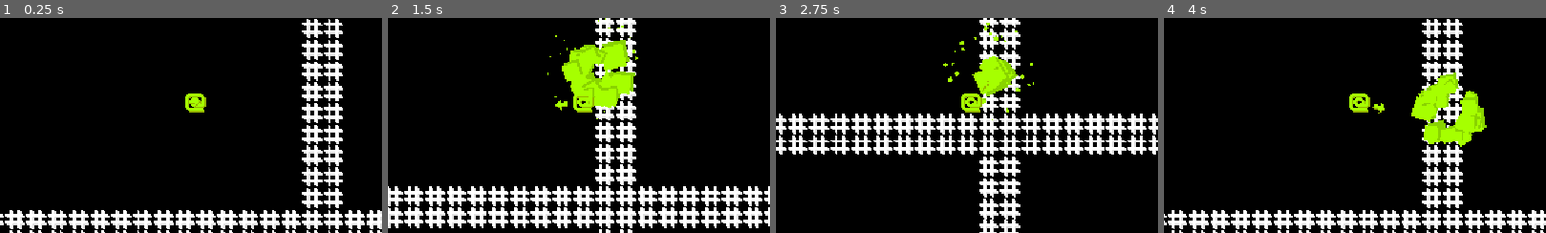
Above: before the commit, frames 1-4 (left to right).
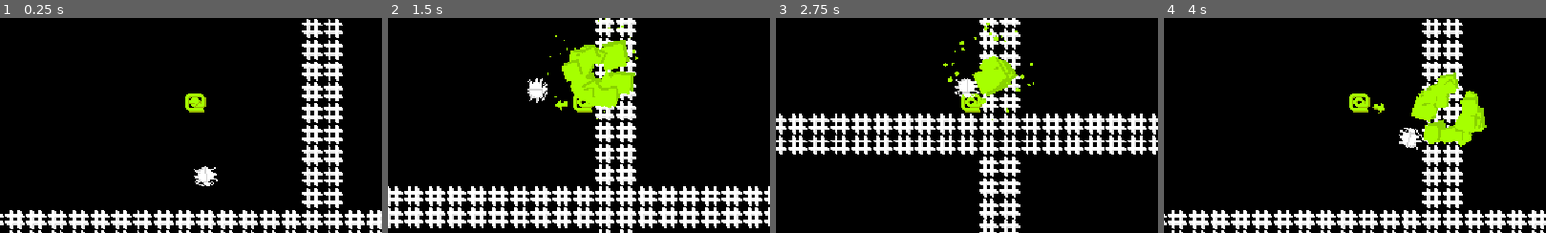
Above: after the commit, the same moments.

Repository: JLi69/codepatch
Game: Godot game, scene res://scenes/main.tscn
Same seed, same stepped clock (60 frames per second), same inputs: the game is played once before the commit and once after it.
Inputs (mouse positions are % of the whole screen's width and height, from its top left):
- Up to frame 1 (0.25 s): no input
- Up to frame 2 (1.5 s): move the mouse to (72, 45) at 0.52 s; press the mouse at (72, 45) at 0.53 s; hold Right (right) 0.53-1.28 s; move the mouse to (30, 55) at 1.27 s; release the mouse at (30, 55) at 1.28 s; hold Down (down) from 1.28 s (still down); click (30, 55) at 1.35 s
- Up to frame 3 (2.75 s): move the mouse to (60, 28) at 2.02 s; release Down (down) at 2.03 s; press the mouse at (60, 28) at 2.03 s; hold Right (right) from 2.03 s (still down)
- Up to frame 4 (4 s): move the mouse to (45, 70) at 2.77 s; release Right (right) at 2.78 s; release the mouse at (45, 70) at 2.78 s; hold Up (up) 2.78-3.53 s; click (45, 70) at 2.85 s; move the mouse to (80, 65) at 3.52 s; press the mouse at (80, 65) at 3.53 s; hold Left (left) from 3.53 s (still down)
The pictures show only the part of the screen within x 24-74%, y 30-80%; the shares and areas given below are measured in that part.

The runs differ from the first frame. In frame 1, 0.4% of the frame differs, in the area x 50-57%, y 68-79%; in frame 2, 0.4%, in the area x 36-54%, y 28-41%; in frame 3, 0.4%; in frame 4, 0.4%.

Commit message:
Started work on bugs.

Diff:
--- /dev/null
+++ b/scenes/enemies/bug.tscn
@@ -0,0 +1,54 @@
+[gd_scene format=3 uid="uid://dmtjl5wtign51"]
+
+[ext_resource type="Script" uid="uid://basdh5a7jm1i2" path="res://scripts/enemies/bug.gd" id="1_evhp6"]
+[ext_resource type="Texture2D" uid="uid://dso1088y6e4uq" path="res://assets/bug.png" id="2_1cphh"]
+
+[sub_resource type="AtlasTexture" id="AtlasTexture_sp1hu"]
+atlas = ExtResource("2_1cphh")
+region = Rect2(0, 0, 18, 15)
+
+[sub_resource type="AtlasTexture" id="AtlasTexture_2xs7f"]
+atlas = ExtResource("2_1cphh")
+region = Rect2(18, 0, 18, 15)
+
+[sub_resource type="SpriteFrames" id="SpriteFrames_hr7jg"]
+animations = [{
+"frames": [{
+"duration": 1.0,
+"texture": SubResource("AtlasTexture_sp1hu")
+}, {
+"duration": 1.0,
+"texture": SubResource("AtlasTexture_2xs7f")
+}],
+"loop": true,
+"name": &"default",
+"speed": 8.0
+}]
+
+[sub_resource type="RectangleShape2D" id="RectangleShape2D_6o20r"]
+size = Vector2(6, 5.8333335)
+
+[sub_resource type="RectangleShape2D" id="RectangleShape2D_evhp6"]
+size = Vector2(20, 18)
+
+[node name="Bug" type="CharacterBody2D" unique_id=564781483]
+z_index = 1
+collision_layer = 2
+collision_mask = 2
+script = ExtResource("1_evhp6")
+
+[node name="AnimatedSprite2D" type="AnimatedSprite2D" parent="." unique_id=472215569]
+sprite_frames = SubResource("SpriteFrames_hr7jg")
+autoplay = "default"
+
+[node name="CollisionShape2D" type="CollisionShape2D" parent="." unique_id=1453455090]
+position = Vector2(0, 0.08333335)
+shape = SubResource("RectangleShape2D_6o20r")
+
+[node name="BulletHitbox" type="Area2D" parent="." unique_id=153703781]
+
+[node name="CollisionShape2D" type="CollisionShape2D" parent="BulletHitbox" unique_id=604529958]
+scale = Vector2(0.99999994, 0.99999994)
+shape = SubResource("RectangleShape2D_evhp6")
+
+[connection signal="area_entered" from="BulletHitbox" to="." method="_on_bullet_hitbox_area_entered"]
--- a/scenes/explosion.tscn
+++ b/scenes/explosion.tscn
@@ -23,6 +23,7 @@
 scale_curve = SubResource("CurveTexture_nfeox")
 
 [node name="Explosion" type="GPUParticles2D" unique_id=818659612]
+z_index = 2
 emitting = false
 amount = 24
 texture = ExtResource("1_17npe")
--- a/scenes/level.tscn
+++ b/scenes/level.tscn
@@ -10,7 +10,8 @@
 1:0/0/physics_layer_0/polygon_0/points = PackedVector2Array(-8, -8, 8, -8, 8, 8, -8, 8)
 
 [sub_resource type="TileSet" id="TileSet_w8frs"]
-physics_layer_0/collision_layer = 1
+physics_layer_0/collision_layer = 7
+physics_layer_0/collision_mask = 7
 sources/0 = SubResource("TileSetAtlasSource_w7c3h")
 
 [node name="Level" type="Node2D" unique_id=862313325]
--- /dev/null
+++ b/scripts/enemies/bug.gd
@@ -0,0 +1,189 @@
+extends CharacterBody2D
+
+class_name Bug
+
+@onready var player: Player = $/root/Main/Player
+@onready var level: Level = get_node_or_null("/root/Main/Level")
+@export var speed: float = 60.0
+@export var min_chase_distance: float = 10.0
+@export var max_chase_distance: float = 320.0
+@export var max_health: int = 4
+@export var bullet_scene: PackedScene
+# How long it takes for the enemy to shoot a bullet (in seconds)
+@export var bullet_cooldown: float = 1.0
+@onready var shoot_timer: float = bullet_cooldown
+@onready var health = max_health
+var path: PackedVector2Array = []
+var current_path_index: int = 0
+const ARRIVE_DISTANCE: float = 8.0
+var target_tile_pos: Vector2i
+
+var pause_timer: float = 0.0
+var pause_interval: float = randf_range(3.0, 5.0)
+
+const UPDATE_PATH_INTERVAL: float = 0.25
+var update_path_timer: float = UPDATE_PATH_INTERVAL
+
+func _ready() -> void:
+	rotation = randf_range(0.0, 2.0 * PI)
+
+# Returns the tile coordinates that this enemy is currently occupying
+func get_tile_pos() -> Vector2i:
+	return Vector2i(
+		floor(global_position.x / level.tile_sz.x),
+		floor(global_position.y / level.tile_sz.y)
+	)
+
+func update_path() -> void:
+	target_tile_pos = player.get_tile_position()
+	path = level.astar_grid.get_point_path(get_tile_pos(), player.get_tile_position())
+	var offsets: Array[Vector2] = []
+	for i in range(len(path)):
+		path[i].x += level.tile_sz.x / 2.0
+		path[i].y += level.tile_sz.y / 2.0
+		if i == 0:
+			offsets.push_back(Vector2(0.0, 0.0))
+			continue
+		var prev: Vector2 = path[i - 1]
+		var offset: Vector2 = Vector2(path[i].x - prev.x, path[i].y - prev.y) * 0.6
+		if offset.y < 0.0:
+			offset.y += $CollisionShape2D.shape.get_rect().size.y / 2.0
+		offsets.push_back(offset)
+	for i in range(len(offsets)):
+		path[i] += offsets[i]
+	current_path_index = 0
+
+func can_chase_player() -> bool:
+	if player.health <= 0:
+		return false
+	var player_pos = player.global_position
+	var player_dist = (player_pos - global_position).length()
+	return player_dist <= max_chase_distance and player_dist >= min_chase_distance
+
+func calculate_velocity() -> Vector2:
+	if pause_timer > 0.0:
+		return Vector2.ZERO
+
+	var vel: Vector2 = Vector2.ZERO
+
+	if !can_chase_player():
+		return Vector2.ZERO
+
+	if level == null:
+		return Vector2.ZERO
+
+	if current_path_index >= len(path):
+		return Vector2.ZERO
+
+	var dist: float = (path[current_path_index] - global_position).length()
+	if dist < ARRIVE_DISTANCE or current_path_index == 0:
+		current_path_index += 1
+	if current_path_index >= len(path):
+		return Vector2.ZERO
+
+	var next_pos: Vector2 = path[current_path_index]
+	vel = (next_pos - global_position).normalized() * speed
+
+	return vel
+
+# Shoots a bullet in the direction of the player, it can also have an offset
+# from being directly shot at the player.
+func shoot_bullet(offset: float = 0.0) -> void:
+	if bullet_scene == null:
+		return
+	var spawn_point: Node2D = get_node_or_null("BulletSpawnPoint")
+	if spawn_point == null:
+		return
+	# var bullet: EnemyBullet = bullet_scene.instantiate()
+	# var angle = (player.position - global_position).angle() + offset
+	# var dir = Vector2(cos(angle), sin(angle))
+	# bullet.position = spawn_point.global_position + dir * 4.0
+	# bullet.dir = dir
+	# bullet.speed += speed
+	# level.add_child(bullet)
+
+# Shoots bullets at the player, this function should be overridden if an enemy
+# has a different shooting pattern
+func shoot() -> void:
+	shoot_bullet()
+
+func in_shooting_range() -> bool:
+	return can_chase_player()
+
+func update_shooting(delta: float) -> void:
+	if bullet_cooldown < 0.0:
+		return
+
+	shoot_timer -= delta
+
+	if player.health <= 0:
+		return
+
+	if shoot_timer >= 0.0:
+		return
+
+	if !in_shooting_range():
+		return
+
+	shoot()
+	shoot_timer = bullet_cooldown
+
+# Returns true if the path was updated
+func handle_path_update(delta: float) -> bool:
+	if player.get_tile_position() != target_tile_pos:
+		update_path_timer -= delta
+	else:
+		update_path_timer = UPDATE_PATH_INTERVAL
+	if update_path_timer <= 0.0:
+		update_path_timer = UPDATE_PATH_INTERVAL
+		update_path()
+		return true
+	return false
+
+func _process(delta: float) -> void:
+	# $Healthbar.update_bar(health, max_health)
+	if health <= 0:
+		queue_free()
+		return
+
+	if player.health <= 0:
+		return
+
+	handle_path_update(delta)
+	update_shooting(delta)
+
+	if velocity.length() > 0.0:
+		var target_rotation: float = velocity.angle() + PI / 2.0
+		var dir: Vector2 = velocity.normalized()
+		var diff: float = 1.25 * PI * delta
+		var counterclockwise: Vector2 = Vector2(cos(rotation - PI / 2.0 + diff), sin(rotation - PI / 2.0 + diff))
+		var clockwise: Vector2 = Vector2(cos(rotation - PI / 2.0 - diff), sin(rotation - PI / 2.0 - diff))
+		if counterclockwise.dot(dir) >= clockwise.dot(dir) and counterclockwise.dot(dir) < 0.996:
+			rotation += diff
+		elif counterclockwise.dot(dir) < clockwise.dot(dir) and clockwise.dot(dir) < 0.996:
+			rotation -= diff
+		else:
+			rotation = target_rotation
+
+	if pause_interval > 0.0:
+		pause_interval -= delta
+		if pause_interval <= 0.0:
+			pause_timer = randf_range(0.25, 0.5)
+
+	if pause_timer > 0.0:
+		pause_timer -= delta
+		if pause_timer <= 0.0:
+			pause_interval = randf_range(3.0, 5.0)
+
+func _physics_process(_delta: float) -> void:
+	velocity = calculate_velocity()
+	move_and_slide()
+
+func damage(amt: int) -> void:
+	health -= amt
+	health = max(health, 0)
+
+func _on_bullet_hitbox_area_entered(body: Node2D) -> void:
+	if body is PlayerBullet:
+		body.explode()
+		damage(body.damage)
--- a/scripts/level.gd
+++ b/scripts/level.gd
@@ -5,6 +5,12 @@
 var level_num: int = 0
 @onready var player: Player = get_node_or_null("/root/Main/Player")
 @onready var tile_sz: Vector2i = $TileMapLayer.tile_set.tile_size
+
+var astar_grid: AStarGrid2D
+
+static var enemy_scenes: Dictionary = {
+	"bug" : preload("uid://dmtjl5wtign51"),
+}
 
 const EMPTY: Vector2i = Vector2i(0, 0)
 const WALL: Vector2i = Vector2i(1, 0)
@@ -30,6 +36,14 @@
 		_:
 			return 12
 
+func spawn_enemy(id: String, tile_pos: Vector2i) -> void:
+	if !(id in enemy_scenes):
+		return
+
+	var enemy = enemy_scenes[id].instantiate()
+	enemy.global_position = Vector2(tile_pos * tile_sz) + tile_sz / 2.0
+	add_child(enemy)
+
 func _ready() -> void:
 	var size: int = get_level_size()
 	var spawn_room: Vector2i = Vector2i(randi_range(0, size - 1), randi_range(0, size - 1))
@@ -40,11 +54,47 @@
 	if player:
 		player.global_position = $PlayerSpawn.global_position
 
+	var top_left: Vector2i = Vector2i.ZERO
+	var bottom_right: Vector2i = Vector2i.ZERO
+	var first: bool = true
+	for cell in $TileMapLayer.get_used_cells():
+		if first:
+			top_left = cell
+			bottom_right = cell
+			first = false
+		else:
+			top_left.x = min(top_left.x, cell.x)
+			top_left.y = min(top_left.y, cell.y)
+			bottom_right.x = max(bottom_right.x, cell.x)
+			bottom_right.y = max(bottom_right.y, cell.y)
+	bottom_right += Vector2i(1, 1)
+	var used_rect: Rect2i = Rect2i(top_left, bottom_right - top_left)
+
+	# Initialize the A* Grid
+	astar_grid = AStarGrid2D.new()
+	astar_grid.region = used_rect
+	var tile_set: TileSet = $TileMapLayer.tile_set
+	astar_grid.cell_size = tile_set.tile_size
+	astar_grid.update()
+	for cell in $TileMapLayer.get_used_cells():
+		var tile_data: TileData = $TileMapLayer.get_cell_tile_data(cell)
+		if tile_data == null:
+			continue
+		# Check if the tile has any polygons representing its collision,
+		# if it does, then mark it as a solid tile
+		if tile_data.get_collision_polygons_count(0) > 0:
+			astar_grid.set_point_solid(cell)
+
+	spawn_enemy("bug", get_tile_pos($PlayerSpawn.global_position) + Vector2i(0, 3))
+
 func set_tile(pos: Vector2i, type: Vector2i) -> void:
 	$TileMapLayer.set_cell(pos, 0, type)
 
 func get_tile(pos: Vector2i) -> Vector2i:
 	return $TileMapLayer.get_cell_atlas_coords(pos)
+
+func get_tile_pos(pos: Vector2) -> Vector2i:
+	return Vector2i(floori(pos.x / tile_sz.x), floori(pos.y / tile_sz.y))
 
 func clear_wall(current: Vector2i, next: Vector2i) -> void:
 	var room_pos: Vector2i = current * ROOM_SIZE
--- a/scripts/player.gd
+++ b/scripts/player.gd
@@ -2,10 +2,13 @@
 
 class_name Player
 
-var shoot_cooldown: float = 0.5
 # Stats that can be upgraded
 const DEFAULT_SPEED: float = 96.0
 var speed: float = DEFAULT_SPEED
+var max_health: int = 20
+
+var shoot_cooldown: float = 0.5
+var health: int = max_health
 
 func _process(_delta: float) -> void:
 	velocity = Vector2.ZERO
@@ -25,3 +28,10 @@
 
 func _physics_process(_delta: float) -> void:
 	move_and_slide()
+
+func get_tile_position() -> Vector2i:
+	var level: Level = get_node_or_null("/root/Main/Level")
+	return Vector2i(
+		floori(global_position.x / level.tile_sz.x),
+		floori(global_position.y / level.tile_sz.y)
+	)
--- a/scripts/player_bullet.gd
+++ b/scripts/player_bullet.gd
@@ -13,11 +13,14 @@
 
 func _on_body_entered(body: Node2D) -> void:
 	if body is TileMapLayer:
-		queue_free()
-		var level: Level = get_node_or_null("/root/Main/Level")
-		if level:
-			var explosion: GPUParticles2D = explosion_scene.instantiate()
-			explosion.global_position = global_position
-			explosion.scale *= 0.3
-			explosion.modulate = Color8(0xa6, 0xff, 0x00)
-			level.add_child(explosion)
+		explode()
+
+func explode() -> void:
+	queue_free()
+	var level: Level = get_node_or_null("/root/Main/Level")
+	if level:
+		var explosion: GPUParticles2D = explosion_scene.instantiate()
+		explosion.global_position = global_position
+		explosion.scale *= 0.3
+		explosion.modulate = Color8(0xa6, 0xff, 0x00)
+		level.add_child(explosion)
Binary file added: assets/bug.png
Not shown, added: assets/bug.png.import
Not shown, added: scripts/enemies/bug.gd.uid
